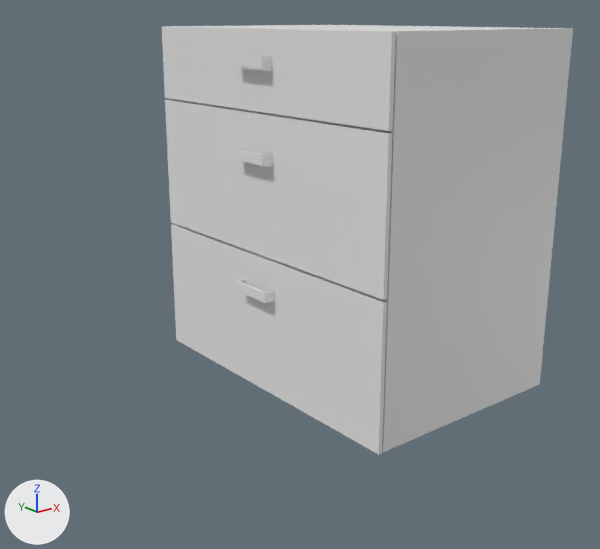
The Blender file Drawers.blend: old version first, new version second.
Camera for both pictures: a 50 mm lens placed at (-1.384, -1.55, 0.36), pointed at (-0.2, -0.07, -0.232). The lights are fixed; the arrows at lower left show +X, +Y and +Z.

Names of what the first picture shows: 'Drawer_Bottom', 'Drawer_Middle', 'Drawer_Top', 'Main_Drawer_Compartment'.
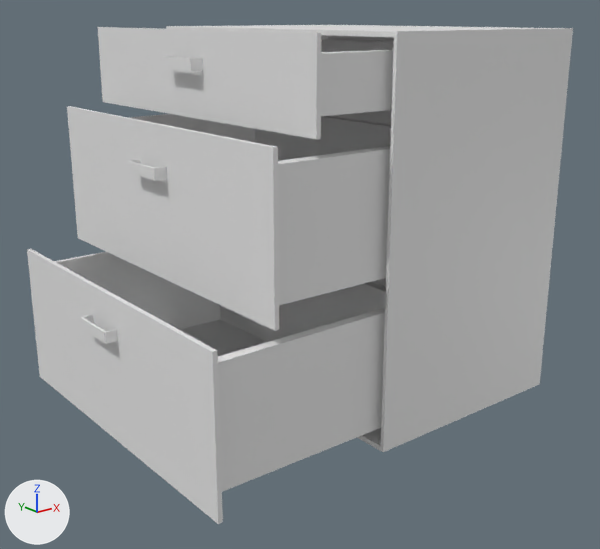
Changed parts and their boxes (x1, y1, x2, y2) in the pictures (600 x 549 px):
'Drawer_Bottom', moved: before (171, 224, 387, 455); after (27, 249, 386, 524)
'Drawer_Middle', moved: before (165, 100, 392, 300); after (67, 106, 391, 331)
'Drawer_Top', moved: before (162, 26, 396, 131); after (98, 27, 394, 139)

The change, as a list of edits to the scene's bpy script:
```text
Change ob_drawer_bottom:
    ob_drawer_bottom.location: (-0.065, -0.01, -0.355) -> (-0.47, -0.01, -0.355)
Change ob_drawer_middle:
    ob_drawer_middle.location: (-0.065, -0.01, -0.018) -> (-0.337, -0.01, -0.018)
Change ob_drawer_top:
    ob_drawer_top.location: (-0.065, -0.01, 0.241) -> (-0.242, -0.01, 0.241)
```
